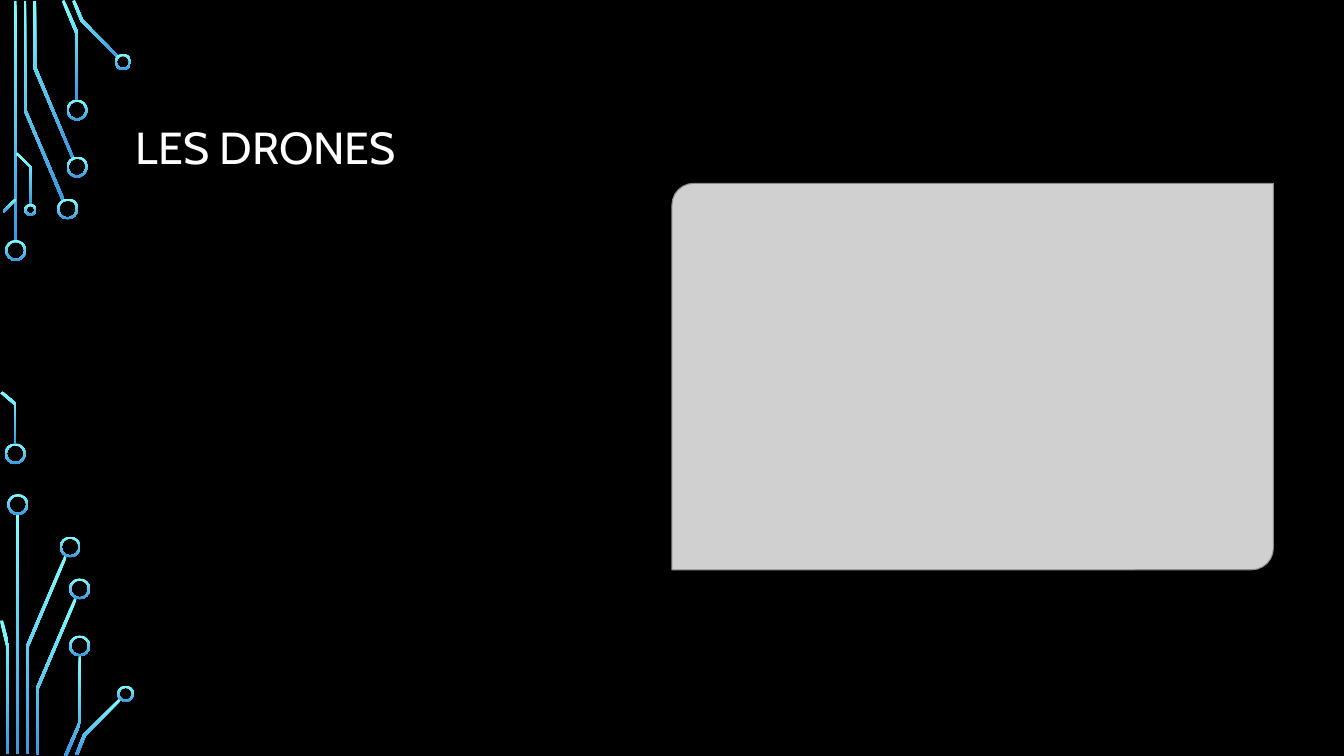
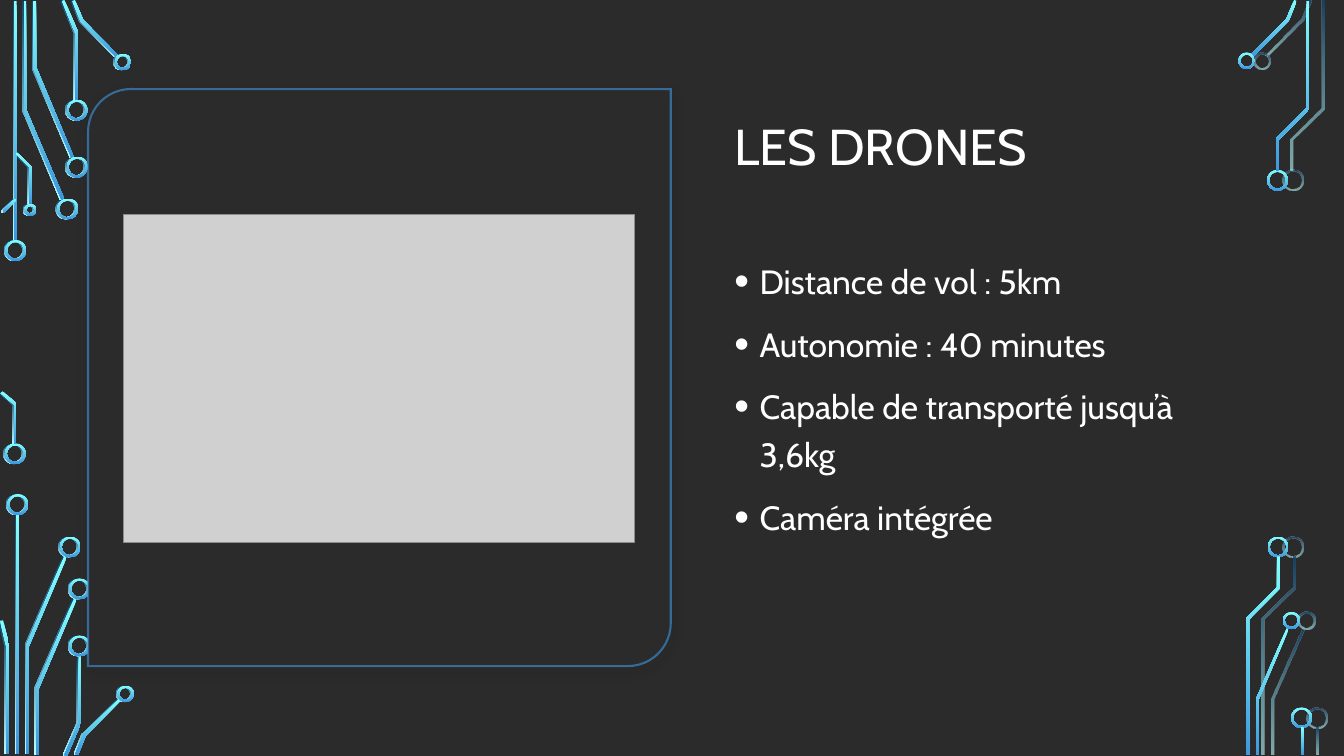
Before and after one commit to annie2695/UML_TPfinal, a slide deck: slide 4 of SLAP.pptx. Drawn at 1344x756 pixels with LibreOffice and Linux fonts; fonts in the diff are those of the drawing; grey boxes stand for pictures; background and template pictures are left out; a plain dark background stands for a picture behind light text. Boxes give left, top, right and bottom in pixels: in the first picture for what was removed or moved away, otherwise in the second. Text is boxed around its words. In the diff, an @@ line names an element or a change of style, - is before the commit and + after.

Commit message:
Ajout de la page DRONE

```diff
--- a/SLAP.pptx
+++ b/SLAP.pptx
@@ rectangle removed at box(0, 0, 1344, 756) @@
@@ fill gradient #82FFFF to #3D97DE to gradient #134770 to #B4FFFF in 17 elements at box(22, 1, 63, 201), box(31, 1, 72, 158), box(60, 0, 78, 101), box(71, 0, 117, 58), box(1, 199, 15, 213), box(0, 391, 15, 445), box(15, 514, 18, 755), box(0, 620, 7, 754), box(34, 598, 76, 755), box(63, 655, 80, 756), box(74, 698, 120, 755), box(1266, 0, 1313, 56), box(1271, 628, 1305, 755), box(1292, 1, 1325, 171), box(1261, 557, 1296, 755), box(1317, 727, 1320, 755), box(12, 1, 15, 242) @@
@@ round diag rect added at box(88, 89, 670, 665), fill #FFFFFF, outline #3D97DE 1.5 pt @@
@@ title "LES DRONES": place and size @@
-title "LES DRONES" at box(136, 132, 396, 165)
+title "LES DRONES" at box(734, 129, 1027, 166)
@@ title "LES DRONES" at box(734, 129, 1027, 166): size 32 to 36 pt @@
@@ picture: place and size @@
-picture at box(673, 184, 1274, 570)
+picture at box(123, 214, 634, 542)
@@ text added at box(760, 268, 1173, 538), 24 pt, text #FFFFFF @@
+• Distance de vol : 5km
+• Autonomie : 40 minutes
+• Capable de transporté jusqu’à 3,6kg
+• Caméra intégrée
@@ group added at box(3, 52, 1328, 754): 19 freeform shapes @@
@@ group added at box(1238, 0, 1313, 755): 9 freeform shapes, 1 rectangle @@
```
